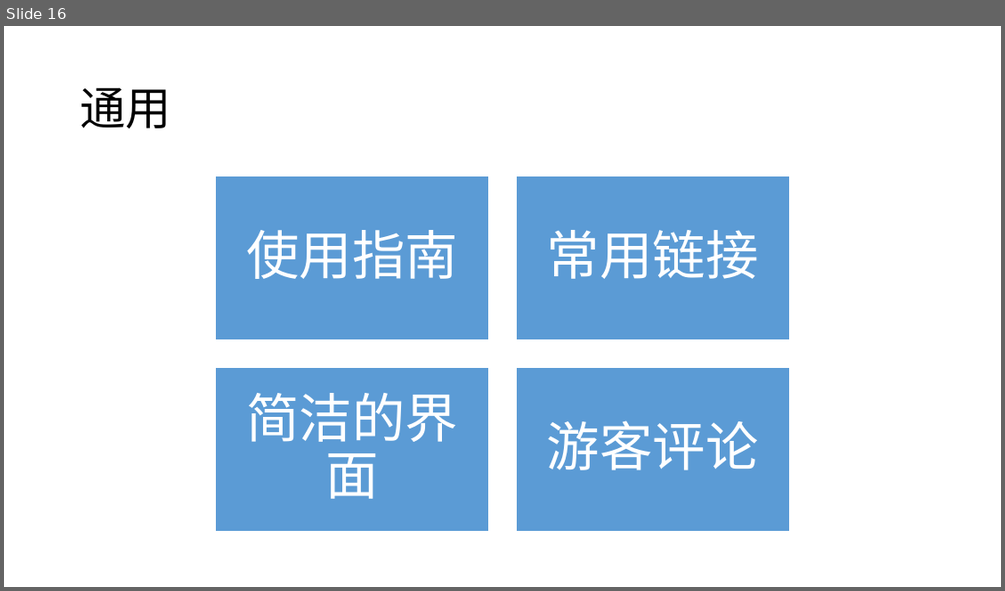
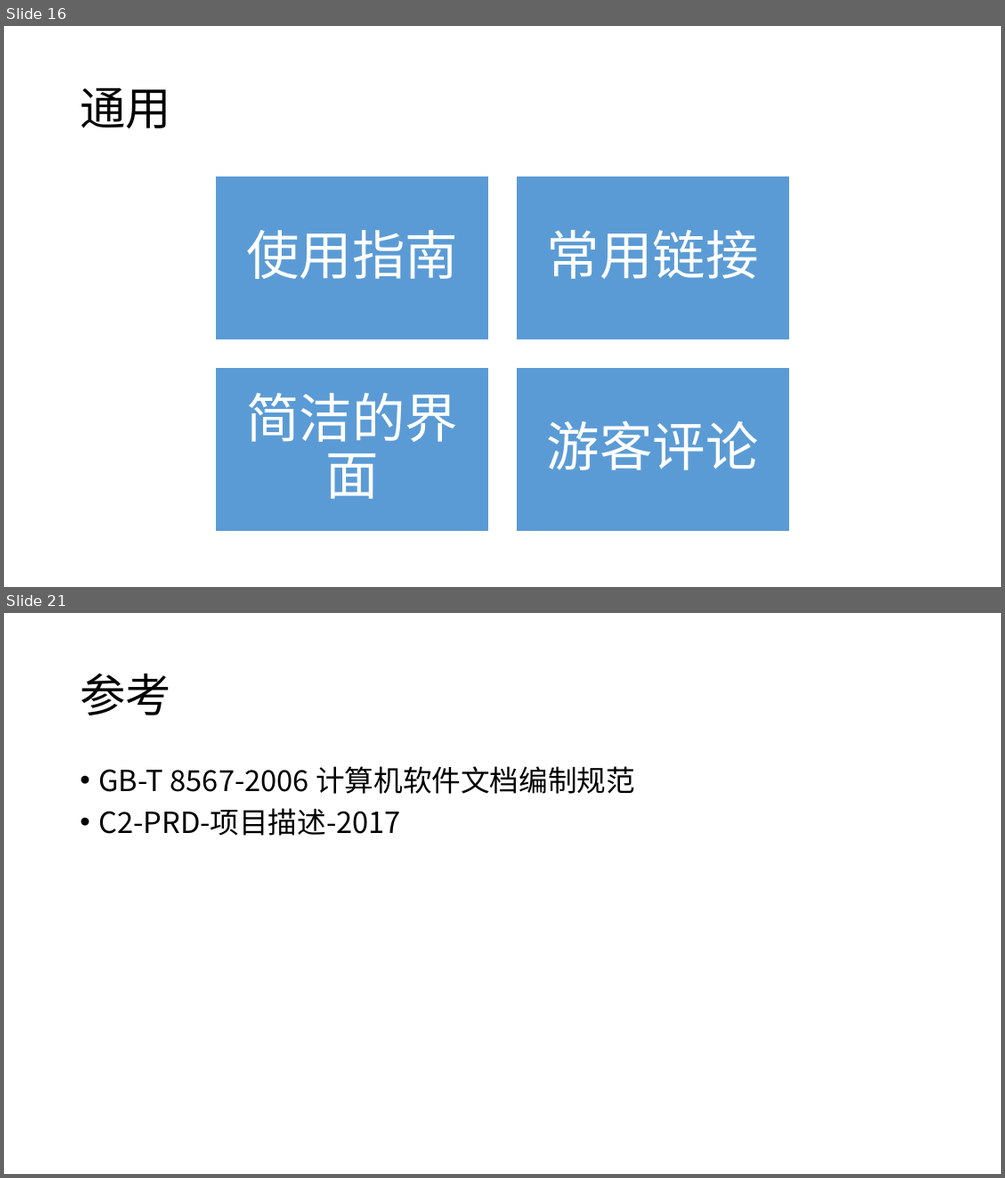
Before and after one commit to twn422/PRD2017, a slide deck: PRD-2017-G24/STW/受控文件/分析设计/项目可行性报告/可行性分析报告.pptx. Shown one above the other, each under a label of ours: slide 16 before the commit, slides 16 and 21 after it; the slides between them are not shown. The pictures are 1005x591 and 1005x1178 pixels, drawn with LibreOffice and Linux fonts; fonts in the diff are those of the drawing. Boxes give left, top, right and bottom in pixels: in the first picture for what was removed or moved away, otherwise in the second. Text is boxed around its words. In the diff, an @@ line names an element or a change of style, - is before the commit and + after.

Commit message:
增加分工和评价，参考，遇到问题

```diff
--- a/PRD-2017-G24/STW/受控文件/分析设计/项目可行性报告/可行性分析报告.pptx
+++ b/PRD-2017-G24/STW/受控文件/分析设计/项目可行性报告/可行性分析报告.pptx
@@ slide 21 added at (4,613,1001,1174), background #FFFFFF @@
@@ title added at (80,673,171,715), 44 pt, text #000000 @@
+参考
@@ text added at (98,766,635,835), 28 pt, text #000000 @@
+• GB-T 8567-2006 计算机软件文档编制规范
+• C2-PRD-项目描述-2017
```
Also in this commit, not shown: 6 slides changed, 2 other slides added.
